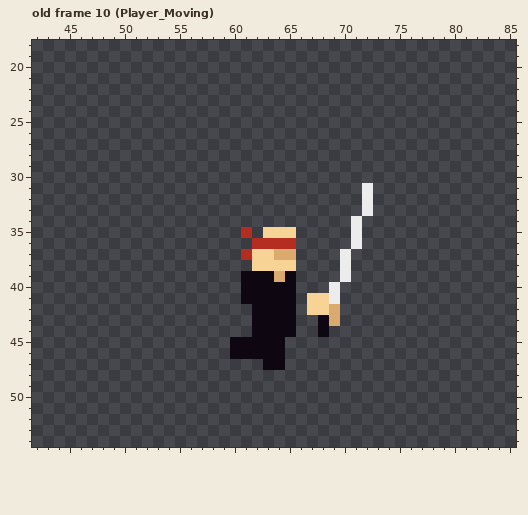
Two states of a pixel-art file, Assets/Player/T_Player.aseprite. The picture above is the old version.
128x64 pixels, 40 frames. Shown: old frame 10 (Player_Moving): x 42..85, y 18..54. The commit also changed other frames, which this record leaves out.
Now the later version:
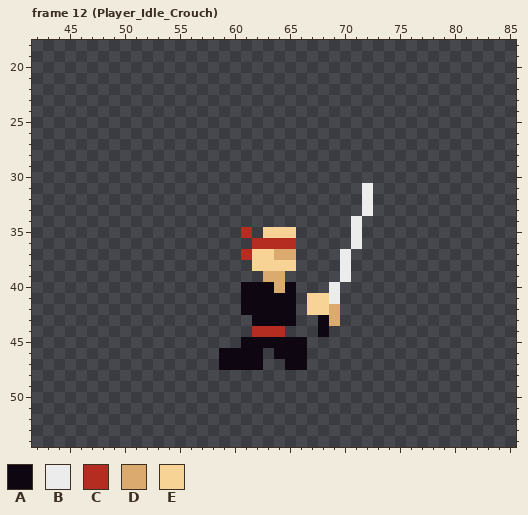
Palette (. is transparent): A #0e0711  B #ececec  C #b52d21  D #daaa6e  E #f7d396
A new or re-ordered frame is compared with the old frame closest to it.
The author wrote: Created more player anims Not yet implemented
Edits made:
frames 40 -> 51
--- frame 12 (Player_Idle_Crouch) is new; against old frame 10 (Player_Moving), layers "Legs", "Torso"
@@ x 57..68 @@
 38 .....EEEE...
-39 ....AAADA...
-40 ....AAAAA...
+39 ......DD....
+40 ....AAADA...
 41 ....AAAAA.EE
-42 .....AAAA.EE
+42 ....AAAAA.EE
 43 .....AAAA..A
-44 .....AAAA..A
-45 ...AAAAA....
-46 ...AAAAA....
-47 ......AA....
+44 .....CCC...A
+45 ....AAAAAA..
+46 ..AAAA.AAA..
+47 ..AAAA..AA..
 48 ............
Boxes around the changes in both pictures, in picture pixels (x1, y1, x2, y2):
changed: (219, 271, 307, 370)
